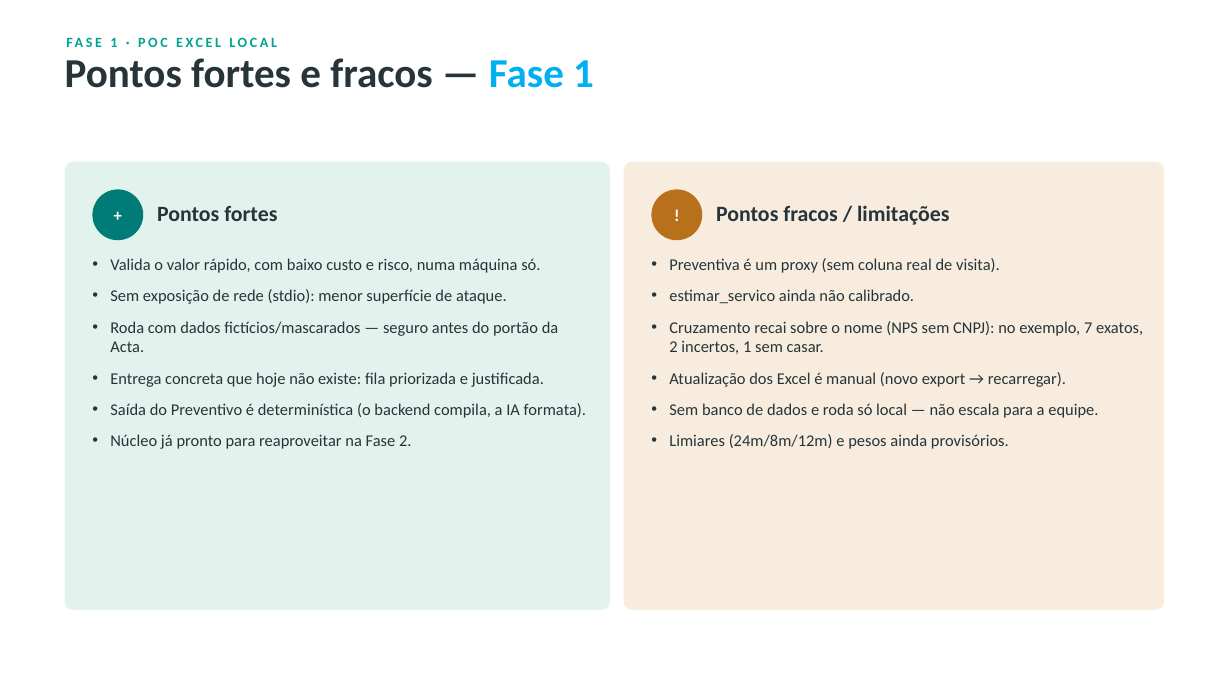
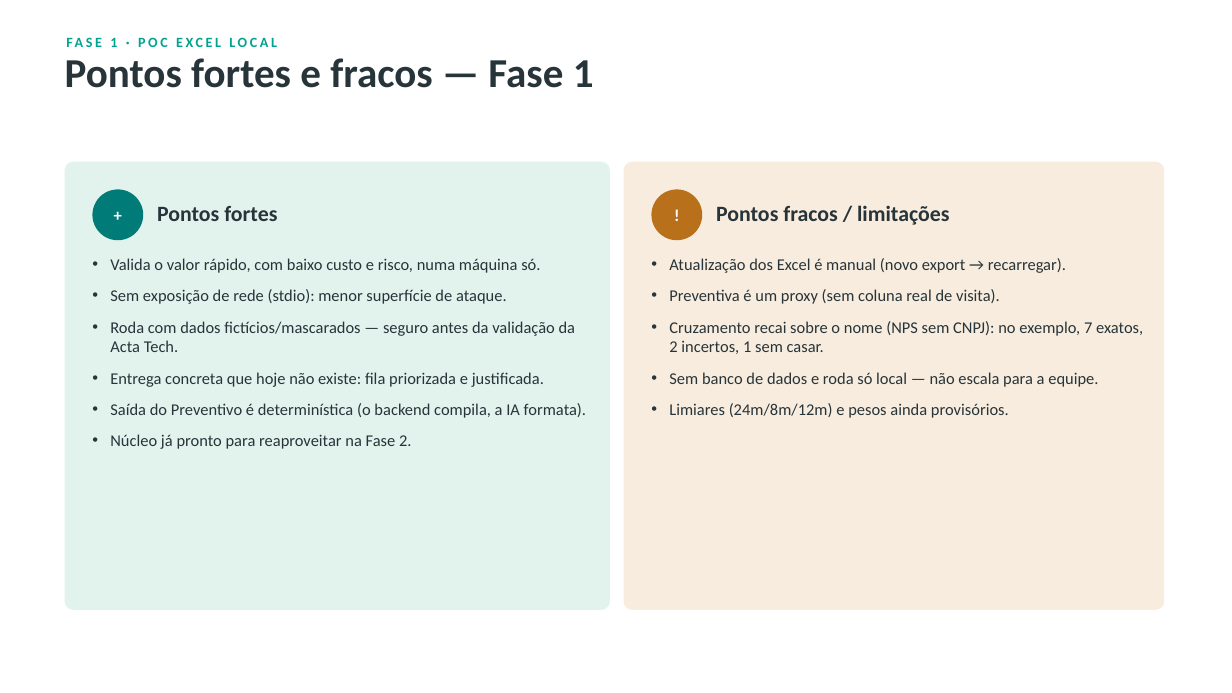
Before and after one commit to igorcamposdeborba/agente-ia-atendimento, a slide deck: slide 18 of 2-sistema-de-atendimento/planejamento/Millenium-Agente-IA.pptx (slide 16 before the commit). Drawn at 1232x693 pixels with LibreOffice and Linux fonts; fonts in the diff are those of the drawing. Boxes give left, top, right and bottom in pixels: in the first picture for what was removed or moved away, otherwise in the second. Text is boxed around its words. In the diff, an @@ line names an element or a change of style, - is before the commit and + after.

```diff
--- a/2-sistema-de-atendimento/planejamento/Millenium-Agente-IA.pptx
+++ b/2-sistema-de-atendimento/planejamento/Millenium-Agente-IA.pptx
@@ text "Pontos fortes e fracos — ..." at box(65, 58, 594, 88): text colour #00B0F0 to #27343A in "Fase 1" @@
@@ text at box(669, 258, 1066, 273): paragraph added @@
+• Atualização dos Excel é manual (novo export → recarregar).
@@ text at box(669, 289, 914, 304): paragraph removed @@
-• estimar_servico ainda não calibrado.
@@ text at box(110, 321, 576, 352): text changed @@
-• Roda com dados fictícios/mascarados — seguro antes do portão da Acta.
+• Roda com dados fictícios/mascarados — seguro antes da validação da Acta Tech.
@@ text at box(669, 372, 1066, 387): paragraph removed @@
-• Atualização dos Excel é manual (novo export → recarregar).
```
Also in this commit, not shown: 15 other slides changed, 3 slides added, 1 slide removed, 14 other files.
